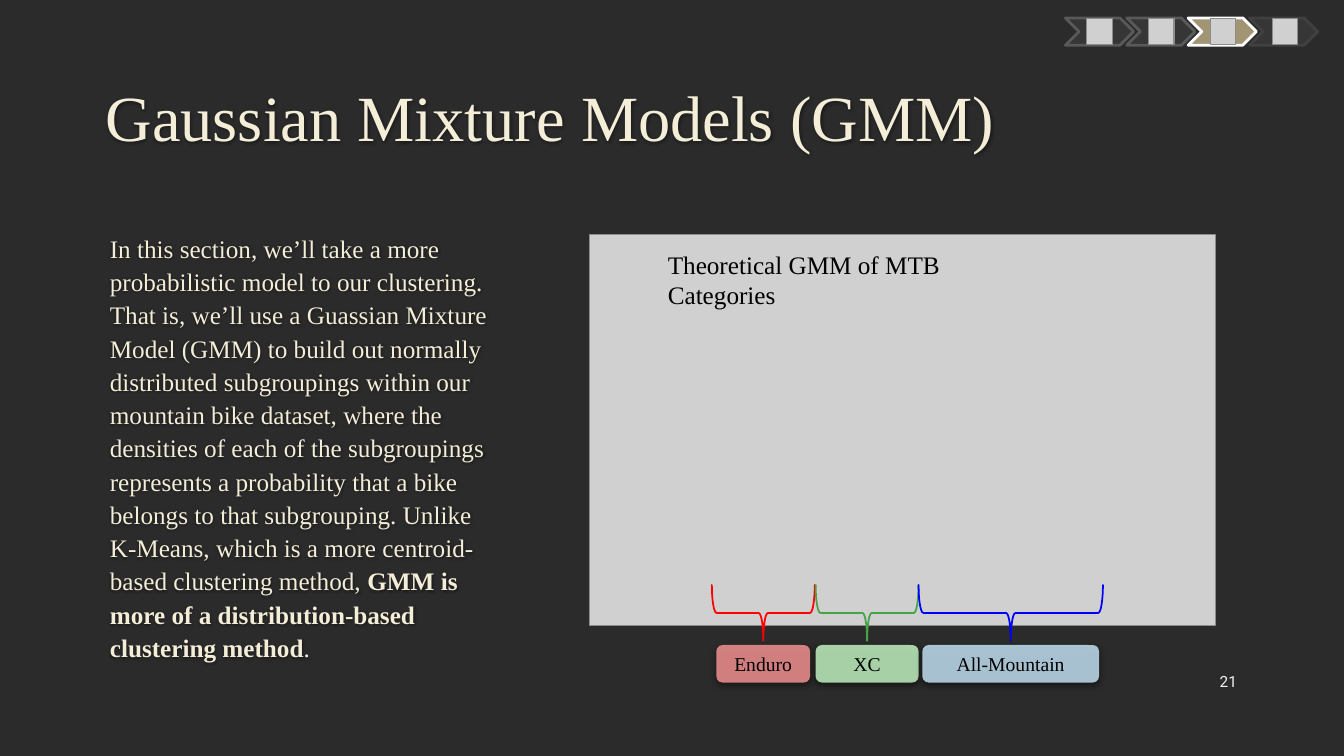
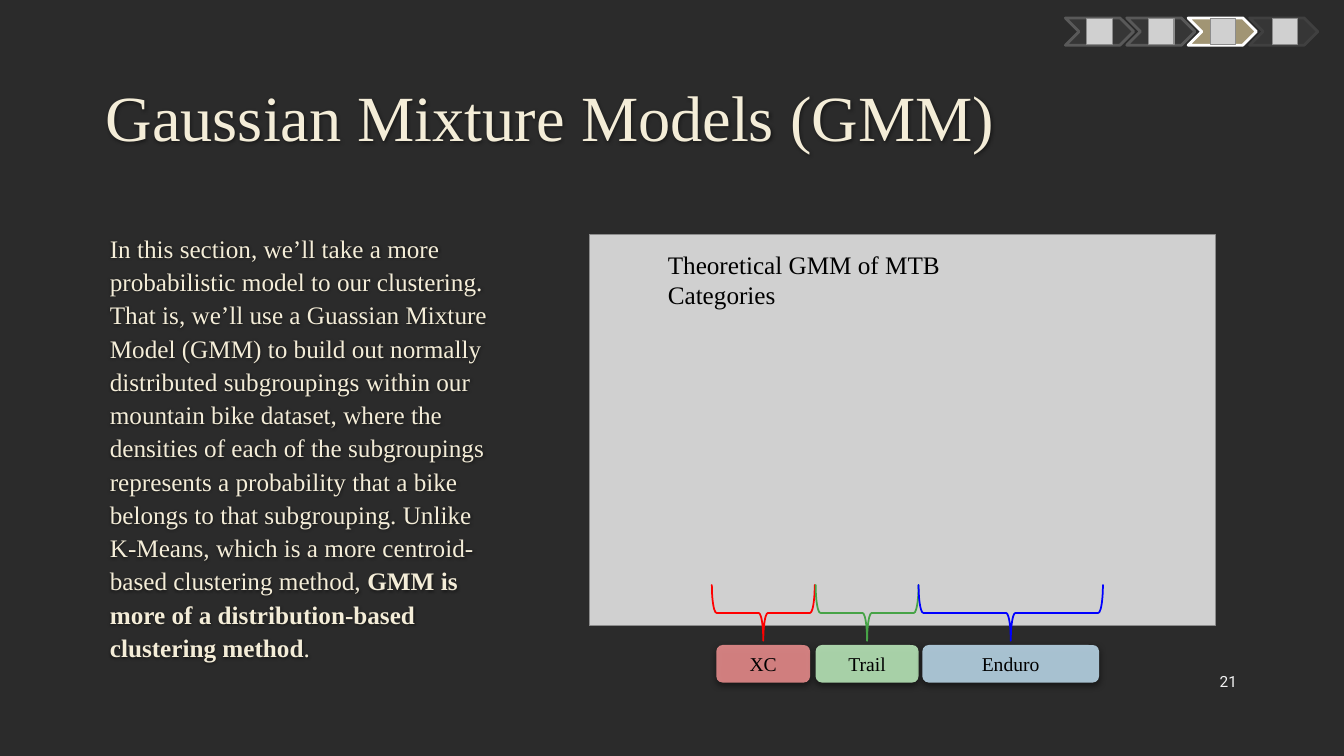
Before and after one commit to mczerwin/MTB-Categorization-Analysis, a slide deck: slide 21 of Reports/MTB Data Analysis Presentation.pptx. Drawn at 1344x756 pixels with LibreOffice and Linux fonts; fonts in the diff are those of the drawing; grey boxes stand for pictures; background and template pictures are left out; a plain dark background stands for a picture behind light text. Boxes give left, top, right and bottom in pixels: in the first picture for what was removed or moved away, otherwise in the second. Text is boxed around its words. In the diff, an @@ line names an element or a change of style, - is before the commit and + after.

```diff
--- a/Reports/MTB Data Analysis Presentation.pptx
+++ b/Reports/MTB Data Analysis Presentation.pptx
@@ rounded rectangle "XC": place and size @@
-rounded rectangle "XC" at (816,645,919,683)
+rounded rectangle "XC" at (717,645,811,683)
@@ rounded rectangle "XC" at (717,645,811,683): fill #CCFFCC at 80% opacity to #FF9999 at 80% opacity @@
@@ rounded rectangle removed at (717,645,811,683) @@
-Enduro
@@ rounded rectangle added at (816,645,919,683), fill #CCFFCC at 80% opacity, 14 pt, text #000000 @@
+Trail
@@ text in rounded rectangle at (982,657,1040,671): text changed @@
-All-Mountain
+Enduro
```
Also in this commit, not shown: 5 other slides changed.
